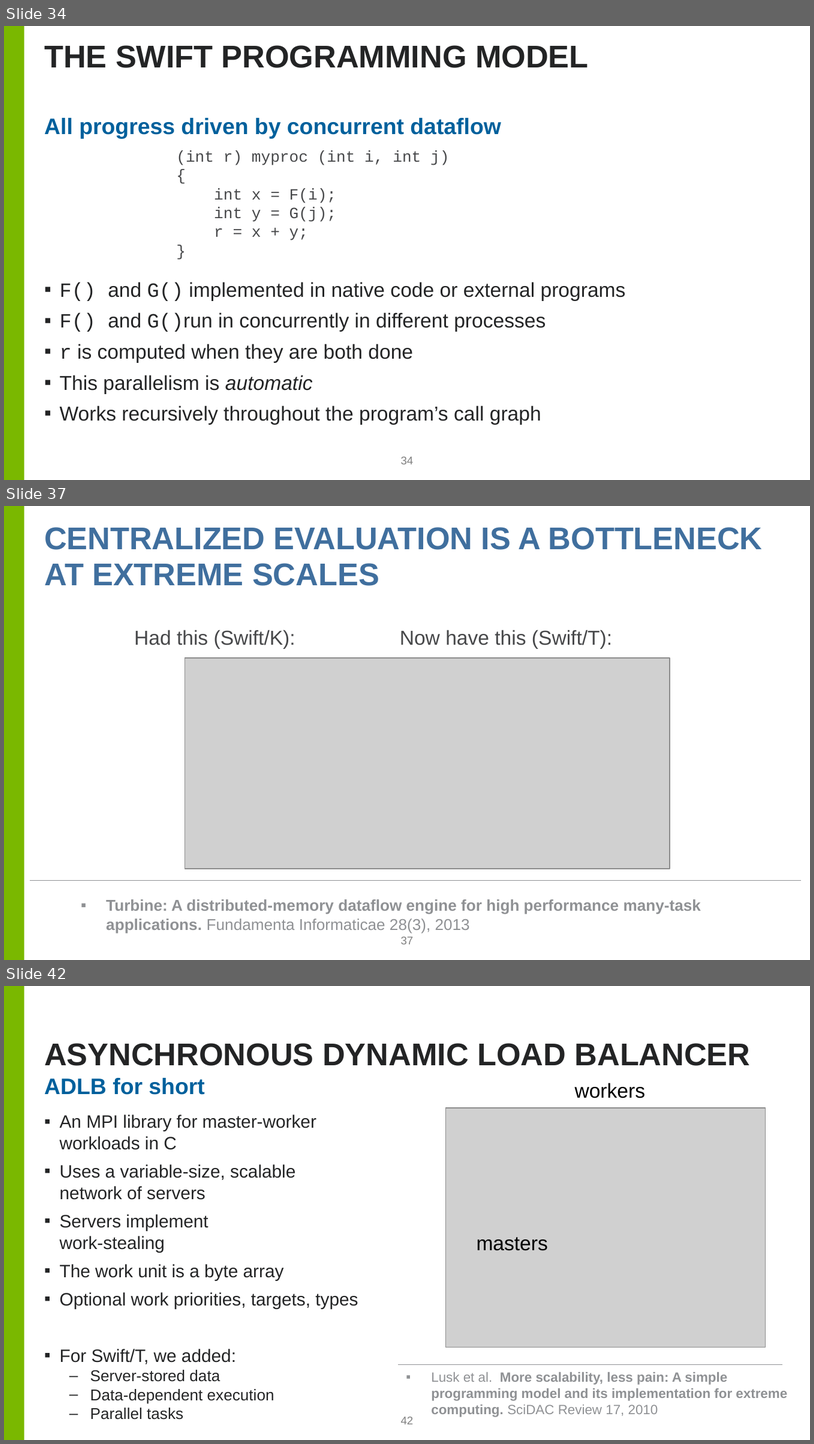
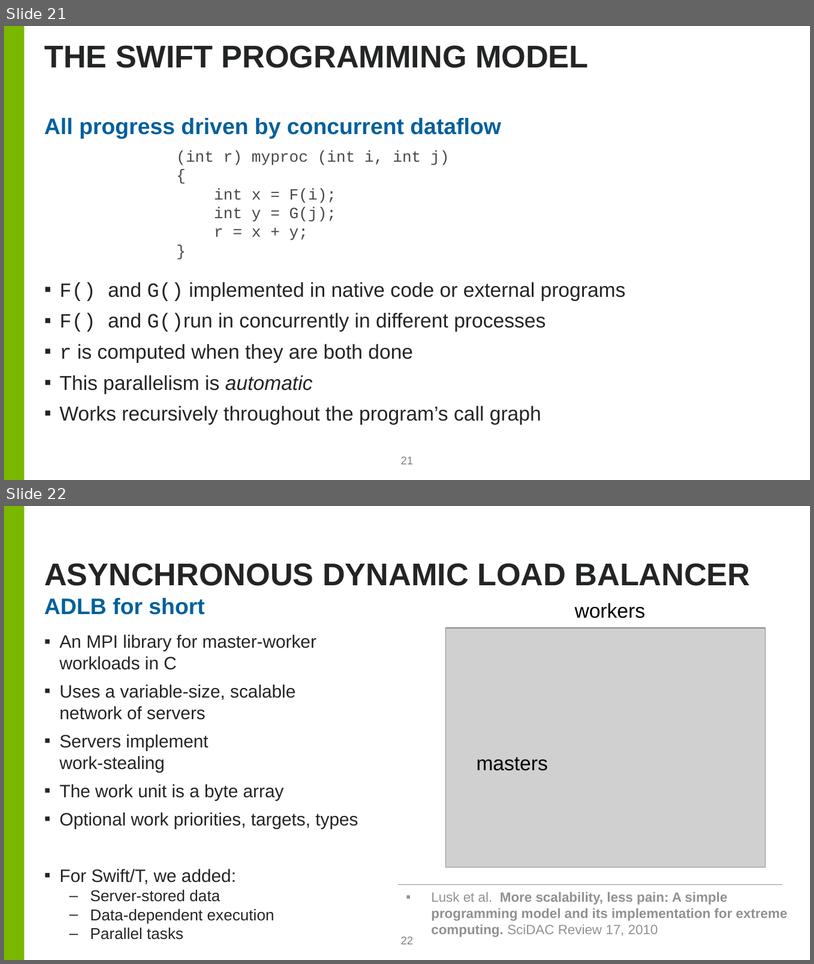
Before and after one commit to brettin/candle_tutorials, a slide deck: Topics/2_hyperparameter_optimization/hpo.pptx. Shown one above the other, each under a label of ours: slides 34, 37 and 42 before the commit, slides 21 and 22 after it; the slides between them are not shown. The pictures are 814x1444 and 814x964 pixels, drawn with LibreOffice and Linux fonts; fonts in the diff are those of the drawing; grey boxes stand for pictures; background and template pictures are left out. Boxes give left, top, right and bottom in pixels: in the first picture for what was removed or moved away, otherwise in the second. Text is boxed around its words. In the diff, an @@ line names an element or a change of style, - is before the commit and + after.

```diff
--- a/Topics/2_hyperparameter_optimization/hpo.pptx
+++ b/Topics/2_hyperparameter_optimization/hpo.pptx
@@ slide 37 removed at (4,506,810,960), background #FFFFFF; not listed: 1 template element that a slide beside it also shows @@
@@ title removed at (44,527,763,586) @@
-CENTRALIZED EVALUATION IS A BOTTLENECK
-AT EXTREME SCALES
@@ text removed at (134,630,296,648) @@
-Had this (Swift/K):
@@ text removed at (400,630,612,648) @@
-Now have this (Swift/T):
@@ picture removed at (185,658,670,868) @@
@@ line removed from (30, 880) to (801, 880) @@
@@ text removed at (106,899,701,933) @@
-▪ Turbine: A distributed-memory dataflow engine for high performance many-task applications. Fundamenta Informaticae 28(3), 2013
@@ page number removed at (401,936,414,944) @@
-37
@@ what was slide 34 is now slide 21 @@
@@ page number at (401,456,414,464): text changed @@
-34
+21
@@ what was slide 42 is now slide 22 @@
@@ page number at (401,936,414,944): text changed @@
-42
+22
```
Also in this commit, not shown: 3 slides changed, 20 other slides removed.
